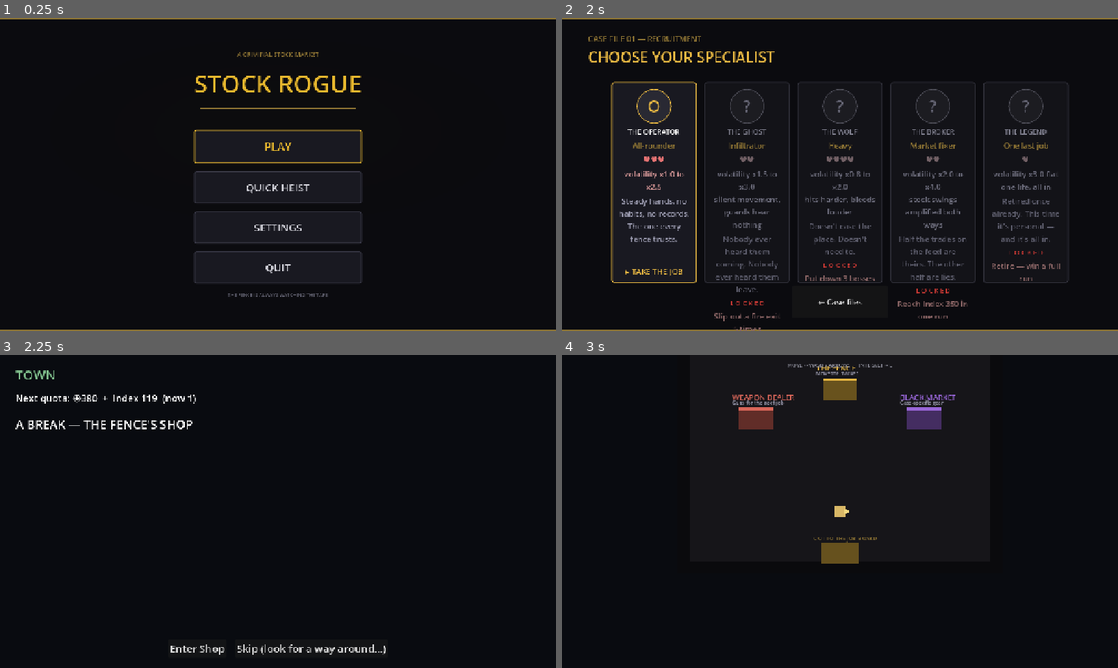
Above: before the commit, frames 1-4 (two rows, left to right).
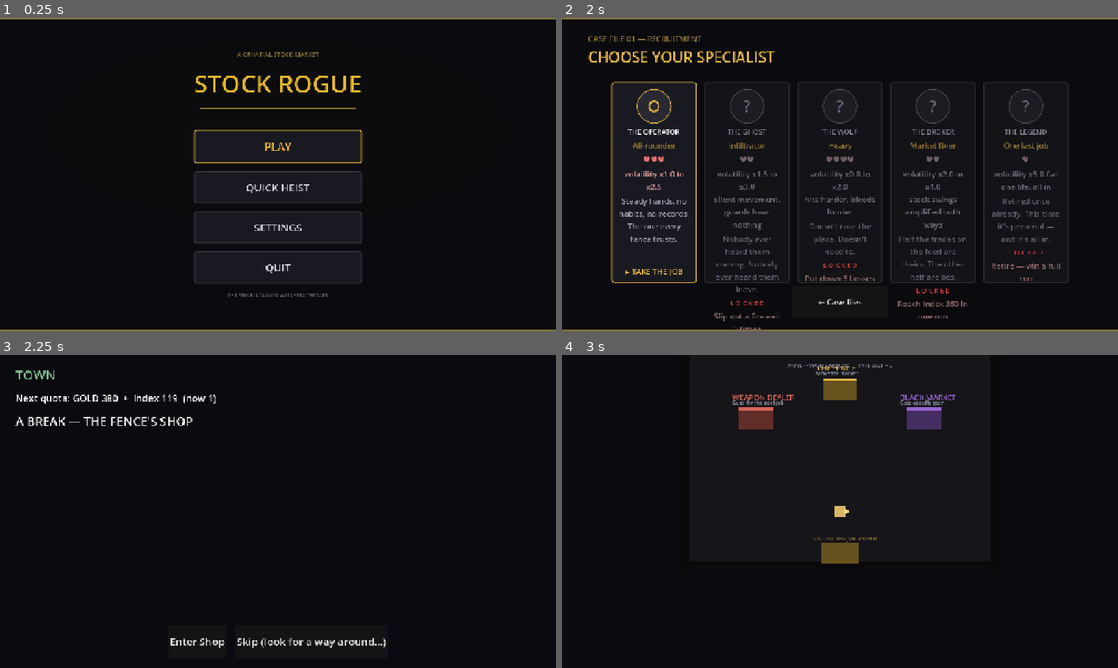
Above: after the commit, the same moments.

Repository: Kashwino/Stock-Rogue
Game: Godot game, scene res://home_screen.tscn
The game is run twice, just before and just after one commit, with the same random seed, the same clock (stepped at 60 frames per second) and the same inputs.
Inputs (mouse positions are in pixels of both pictures, inside the frame that each line leads up to):
- Up to frame 1 (0.25 s): no input
- Up to frame 2 (2 s): click "PLAY" at 0.5 s; click (723, 183) at 1.27 s
- Up to frame 3 (2.25 s): click (94, 520) at 2 s
- Up to frame 4 (3 s): click "Enter Shop" at 2.75 s

Frames 1-2 are identical in both runs. In frame 3, 1.6% of the frame differs, in the area x 2-70%, y 12-96%; in frame 4, nothing differs.

Commit message:
Handle starting shop in mobile flow test and make map actions touch-friendly

Diff:
--- a/map_screen.gd
+++ b/map_screen.gd
@@ -56,7 +56,7 @@
 			+ "exactly that path.")
 		map_ui.show()          # don't strand the player on a blank screen
 		return
-	var err := get_tree().change_scene_to_file(HIDEOUT_SCENE)
+	var err := RunFlow.queue_scene(HIDEOUT_SCENE)
 	if err != OK:
 		push_error("[MapScreen] failed to load " + HIDEOUT_SCENE
 			+ " (error code " + str(err) + ")")
--- a/map_ui.gd
+++ b/map_ui.gd
@@ -86,7 +86,7 @@
 	var stage := run_map.stage_name()
 	stage_label.text = stage.to_upper()
 	stage_label.add_theme_color_override("font_color", STAGE_COLORS.get(stage, Color.WHITE))
-	quota_label.text = "Next quota: ⦿%d  +  Index %d  (now %d)" % [
+	quota_label.text = "Next quota: GOLD %d  +  Index %d  (now %d)" % [
 		int(run_map.current_quota()), int(run_map.current_stock_quota()),
 		int(RunState.empire_index())]
 
@@ -183,6 +183,7 @@
 func _show_shop(step: RunMap.Step) -> void:
 	step_title.text = "A BREAK — THE FENCE'S SHOP"
 	var enter := Button.new()
+	enter.custom_minimum_size.y = 74
 	enter.text = "Enter Shop"
 	enter.pressed.connect(func():
 		pass # Debug logging removed.
@@ -192,6 +193,7 @@
 
 	if step.skippable:
 		var skip := Button.new()
+		skip.custom_minimum_size.y = 74
 		skip.text = "Skip (look for a way around…)"
 		skip.pressed.connect(func():
 			hide(); shop_skipped.emit())
@@ -199,10 +201,11 @@
 
 # --- Quota gate ---
 func _show_quota_gate() -> void:
-	step_title.text = "QUOTA CHECK — ⦿%d and Index %d required (you: ⦿%d, %d)" % [
+	step_title.text = "QUOTA CHECK — GOLD %d and Index %d required (you: GOLD %d, %d)" % [
 		int(run_map.current_quota()), int(run_map.current_stock_quota()),
 		get_node("/root/RunEconomy").gold, int(RunState.empire_index())]
 	var proceed := Button.new()
+	proceed.custom_minimum_size.y = 74
 	proceed.text = "Face the quota"
 	proceed.pressed.connect(func():
 		quota_reached.emit(run_map.current_quota()))
@@ -212,6 +215,7 @@
 func _show_advance() -> void:
 	step_title.text = "MOVE TO THE NEXT CITY"
 	var go := Button.new()
+	go.custom_minimum_size.y = 74
 	go.text = "Advance"
 	go.pressed.connect(func():
 		run_advanced.emit())
@@ -221,6 +225,7 @@
 	step_title.text = "RUN COMPLETE"
 	stage_label.text = "DOOMSDAY CLEARED"
 	var done := Button.new()
+	done.custom_minimum_size.y = 74
 	done.text = "Finish"
 	done.pressed.connect(func(): run_complete.emit())
 	action_row.add_child(done)
Not shown, changed: tests/browser.mjs
